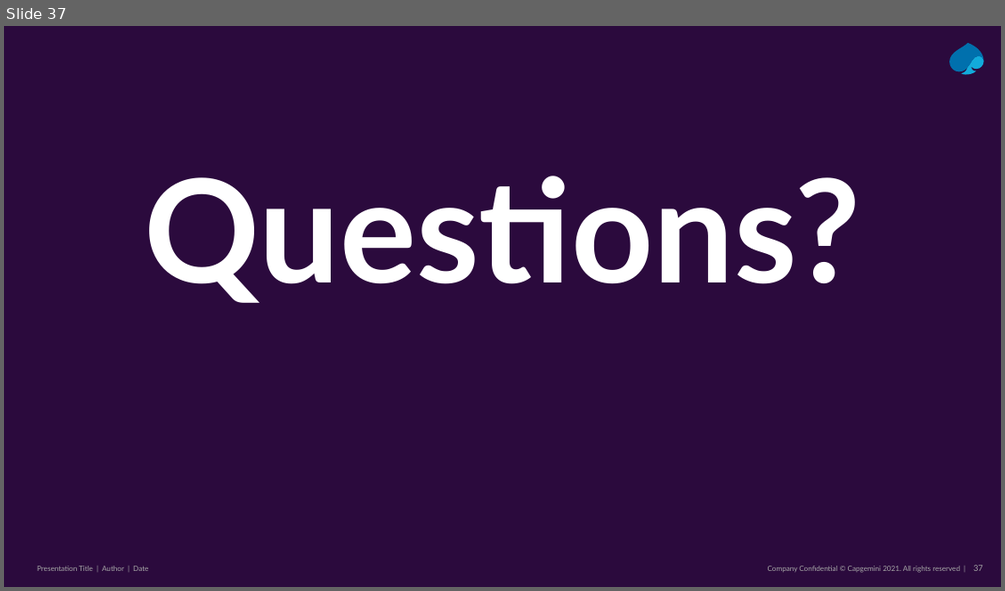
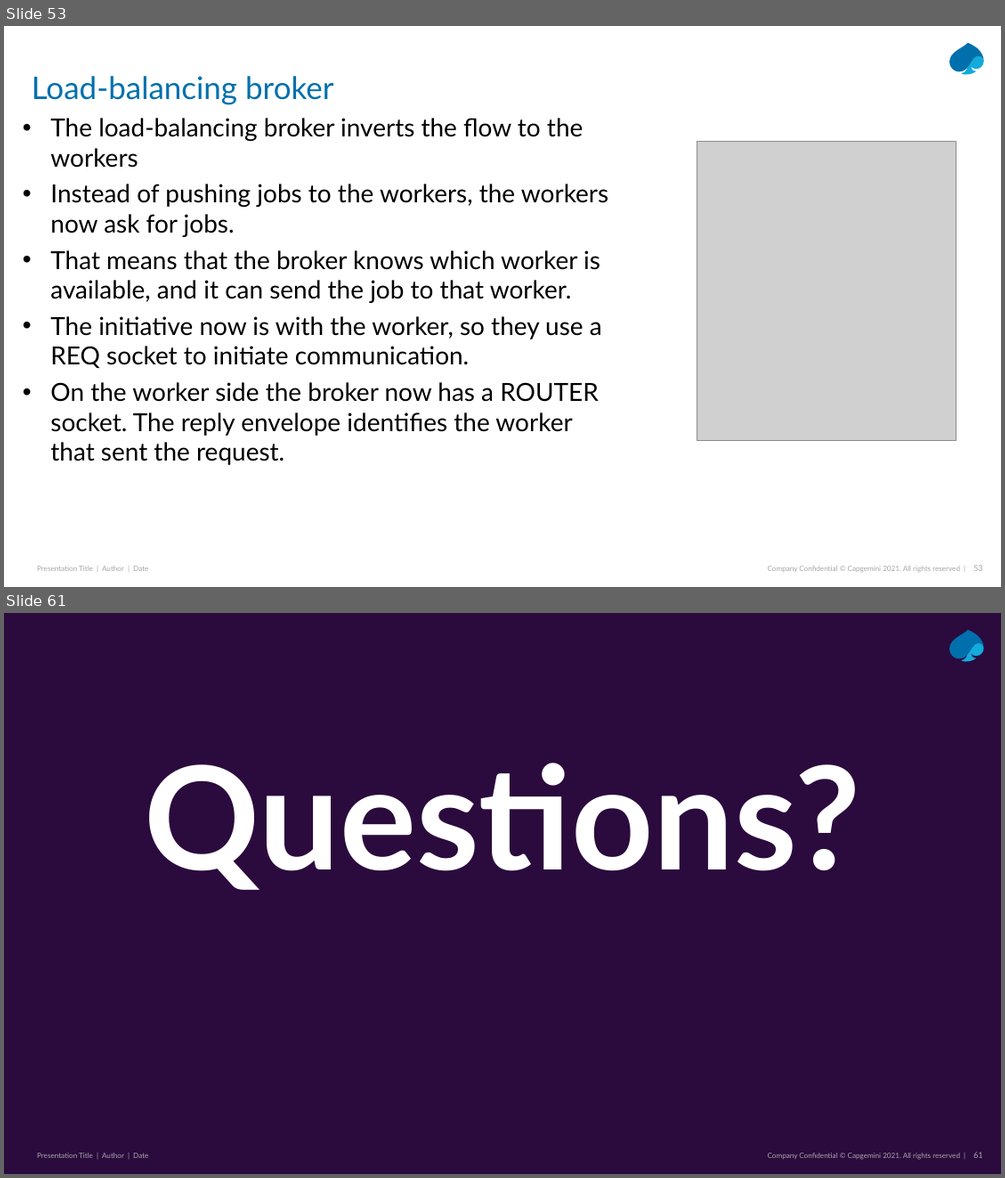
Before and after one commit to Python-Masterclass/Networking, a slide deck: Masterclass-7-Networking.pptx. Shown one above the other, each under a label of ours: slide 37 before the commit, slides 53 and 61 after it; the slides between them are not shown. The pictures are 1005x591 and 1005x1178 pixels, drawn with LibreOffice and Linux fonts; fonts in the diff are those of the drawing; grey boxes stand for pictures. Boxes give left, top, right and bottom in pixels: in the first picture for what was removed or moved away, otherwise in the second. Text is boxed around its words. In the diff, an @@ line names an element or a change of style, - is before the commit and + after.

Commit message:
Brokers

```diff
--- a/Masterclass-7-Networking.pptx
+++ b/Masterclass-7-Networking.pptx
@@ slide 53 added at <box>4,26,1001,587</box>, background #FFFFFF; not listed: 5 template elements that a slide beside it also shows @@
@@ title added at <box>32,76,333,105</box>, 30 pt, text #0070AD @@
+Load-balancing broker
@@ text added at <box>50,118,608,465</box>, 24 pt, text #000000 @@
+• The load-balancing broker inverts the flow to the workers
+• Instead of pushing jobs to the workers, the workers now ask for jobs.
+• That means that the broker knows which worker is available, and it can send the job to that worker.
+• The initiative now is with the worker, so they use a REQ socket to initiate communication.
+• On the worker side the broker now has a ROUTER socket. The reply envelope identifies the worker that sent the request.
@@ picture added at <box>697,142,956,441</box> @@
@@ what was slide 37 is now slide 61 @@
@@ page number at <box>973,1151,983,1158</box>: text changed @@
-37
+61
```
Also in this commit, not shown: 4 slides changed, 27 other slides added, 3 slides removed, 6 other files.
